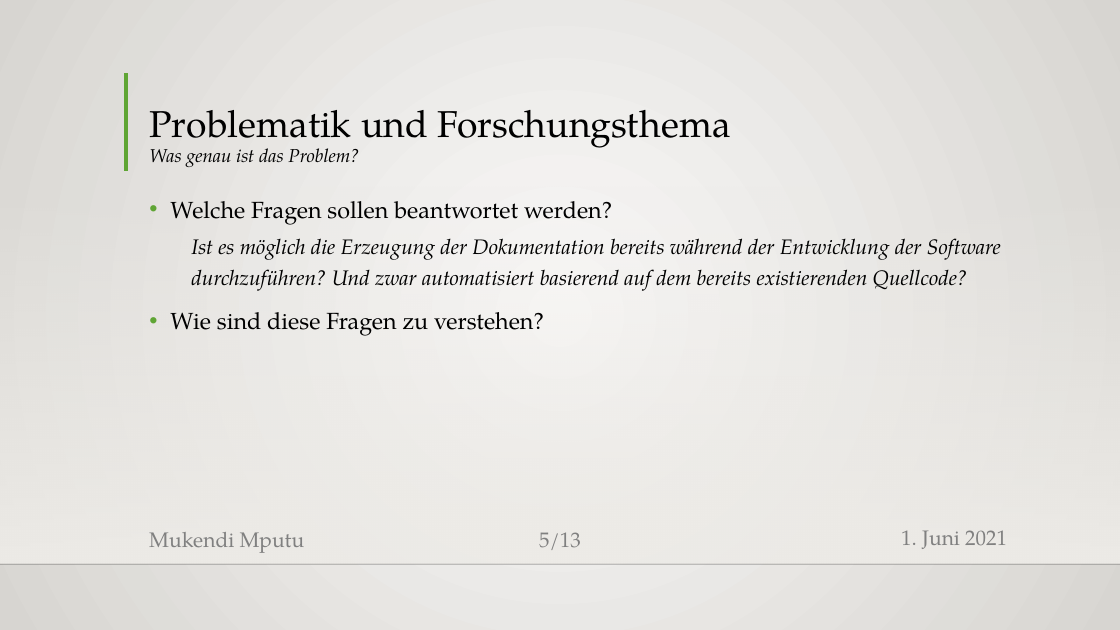
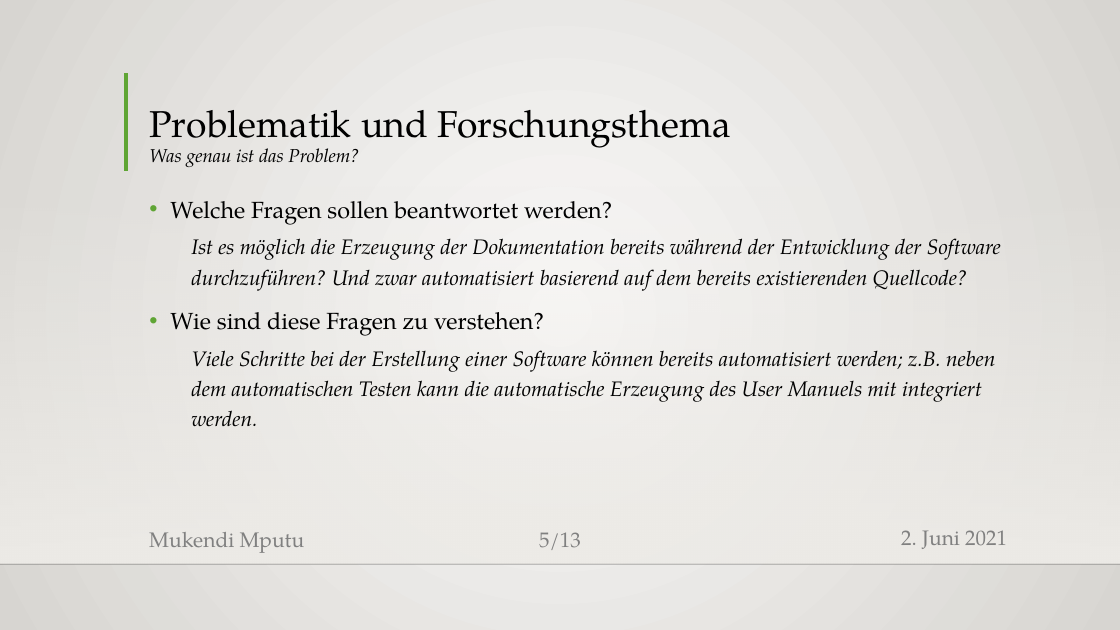
Before and after one commit to MukendiMputu/BachelorThesis, a slide deck: slide 5 of Proposalvortrag.pptx. Drawn at 1120x630 pixels with LibreOffice and Linux fonts; fonts in the diff are those of the drawing; background and template pictures are left out. Boxes give left, top, right and bottom in pixels: in the first picture for what was removed or moved away, otherwise in the second. Text is boxed around its words. In the diff, an @@ line names an element or a change of style, - is before the commit and + after.

```diff
--- a/Proposalvortrag.pptx
+++ b/Proposalvortrag.pptx
@@ text at <box>191,350,995,427</box>: paragraph added @@
+  Viele Schritte bei der Erstellung einer Software können bereits automatisiert werden; z.B. neben dem automatischen Testen kann die automatische Erzeugung des User Manuels mit integriert werden.
@@ text at <box>901,530,1007,549</box>: text changed @@
-1. Juni 2021
+2. Juni 2021
```
Also in this commit, not shown: 10 other slides changed, 1 slide added, 1 slide removed, 4 other files.
